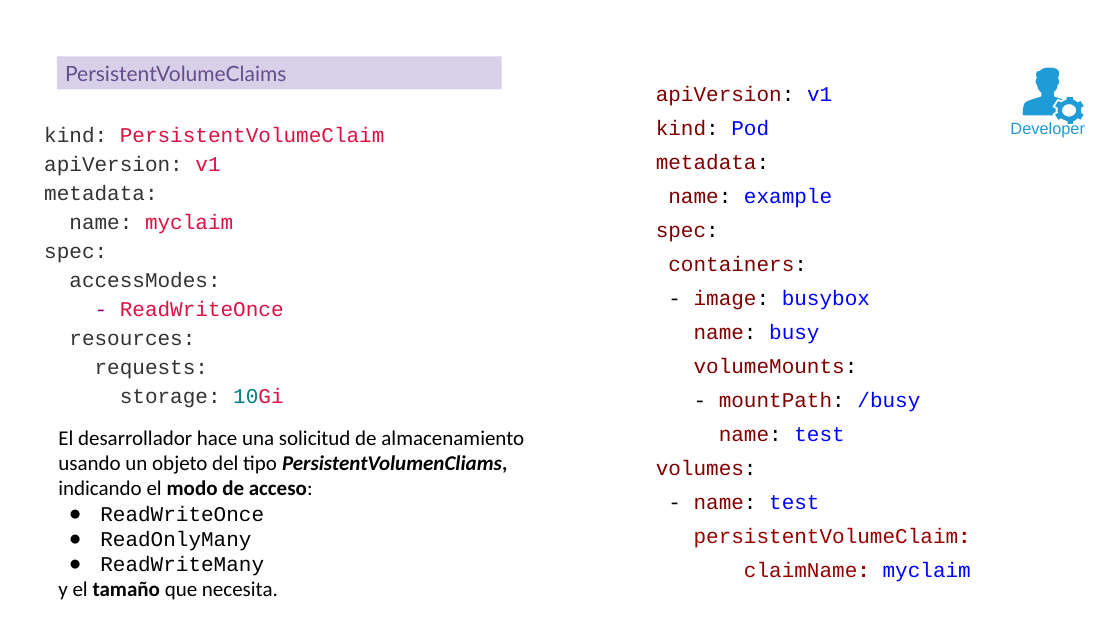
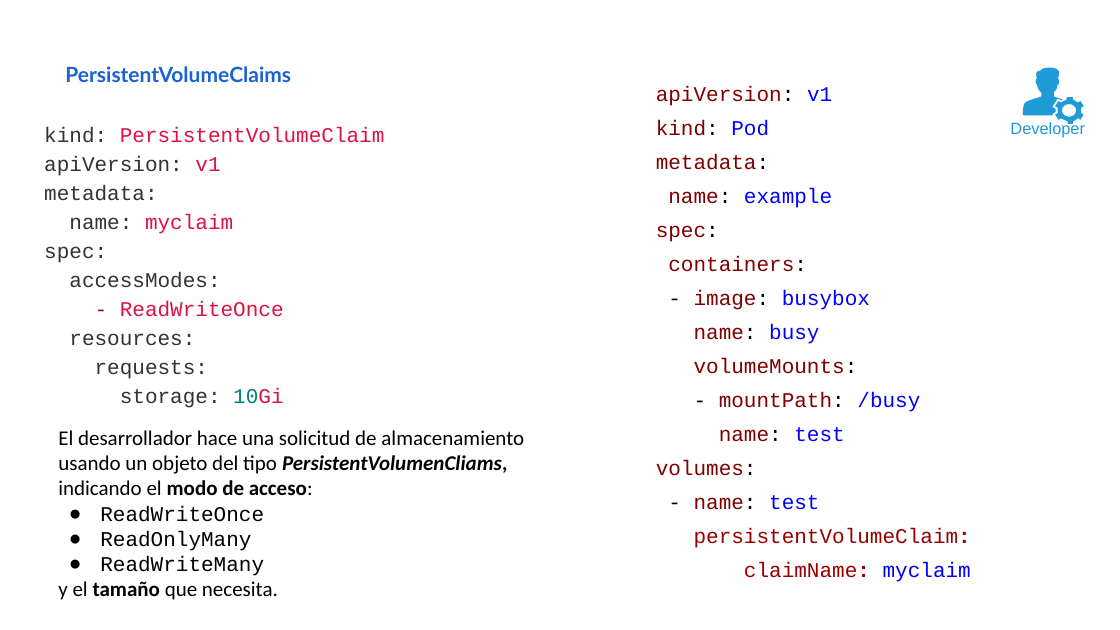
Before and after one commit to iesgn/curso_kubernetes_2020, a slide deck: slide 5 of unidad5/presentacion_unidad5.odp. Drawn at 1120x630 pixels with LibreOffice and Linux fonts; fonts in the diff are those of the drawing. Boxes give left, top, right and bottom in pixels: in the first picture for what was removed or moved away, otherwise in the second. Text is boxed around its words. In the diff, an @@ line names an element or a change of style, - is before the commit and + after.

```diff
--- a/unidad5/presentacion_unidad5.odp
+++ b/unidad5/presentacion_unidad5.odp
@@ text "PersistentVolumeClaims": place and size @@
-text "PersistentVolumeClaims" at bbox=[57, 56, 502, 89]
+text "PersistentVolumeClaims" at bbox=[65, 66, 291, 82]
@@ text "PersistentVolumeClaims" at bbox=[65, 66, 291, 82]: text colour #654D8C to #1963D3, bold on; vertical alignment middle to top; fill #D8D0E8 to none @@
```
Also in this commit, not shown: 17 other slides changed, 2 other files.
